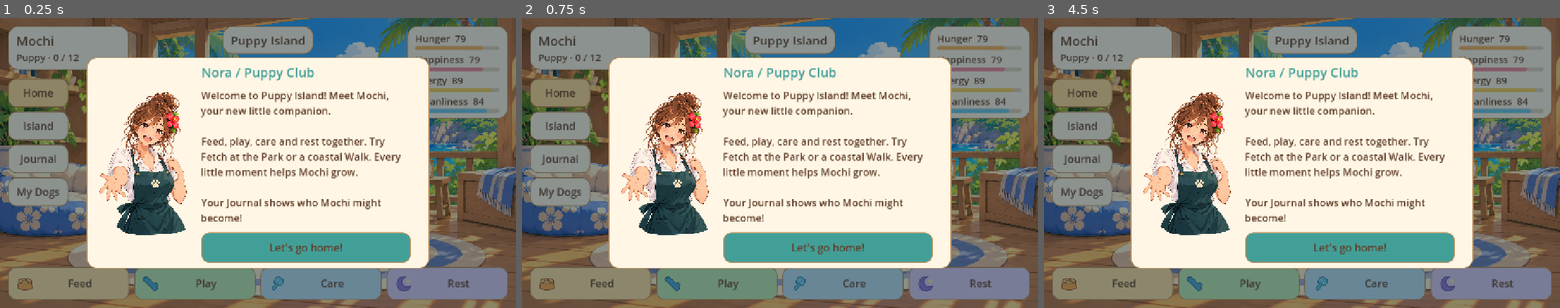
Above: before the commit, frames 1-3 (left to right).
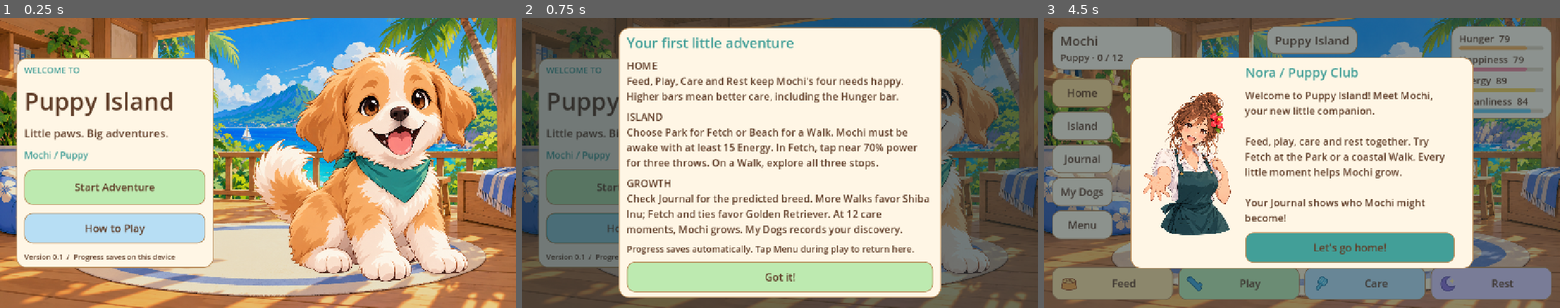
Above: after the commit, the same moments.

Repository: nrtak/inutomo
Game: Godot game, scene res://scenes/start_menu.tscn
Two runs of this game, one before a commit and one after it. Both use one fixed random seed, a clock stepped at 60 frames per second and the inputs below. Before the commit the project starts from res://scenes/main.tscn.
Inputs (mouse positions are in pixels of both pictures, inside the frame that each line leads up to):
- Up to frame 1 (0.25 s): no input
- Up to frame 2 (0.75 s): click (635, 226) at 0.5 s, where only the run after the commit has a clickable "How to Play"
- Up to frame 3 (4.5 s): click (1302, 276) at 1.25 s, where only the run after the commit has a clickable "Got it!"; click (1080, 93) at 2 s, where only the run before the commit has a clickable "Home"; click (1080, 125) at 2.75 s, where only the run before the commit has a clickable "Island"; click (1080, 160) at 3.5 s, where only the run before the commit has a clickable "Journal"; click (1080, 192) at 4.25 s, where only the run before the commit has a clickable "My Dogs"

The runs differ from the first frame. In frame 1, 87% of the frame differs, in the area x 0-100%, y 0-100%; in frame 2, 65%; in frame 3, 1.4%.

Commit message:
Add start menu and logo-free character artwork

Diff:
--- a/project.godot
+++ b/project.godot
@@ -3,7 +3,7 @@
 [application]
 config/name="Puppy Island"
 config/version="0.1.0"
-run/main_scene="res://scenes/main.tscn"
+run/main_scene="res://scenes/start_menu.tscn"
 config/features=PackedStringArray("4.5", "GL Compatibility")
 config/icon="res://assets/icon.svg"
 
--- /dev/null
+++ b/scenes/start_menu.tscn
@@ -0,0 +1,12 @@
+[gd_scene load_steps=2 format=3]
+
+[ext_resource type="Script" path="res://scripts/start_menu.gd" id="1"]
+
+[node name="StartMenu" type="Control"]
+layout_mode = 3
+anchors_preset = 15
+anchor_right = 1.0
+anchor_bottom = 1.0
+grow_horizontal = 2
+grow_vertical = 2
+script = ExtResource("1")
--- a/scripts/main.gd
+++ b/scripts/main.gd
@@ -119,7 +119,7 @@
 	nav.position = Vector2(margin.get_theme_constant("margin_left"), 150)
 	nav.add_theme_constant_override("separation", 10)
 	add_child(nav)
-	for dest in ["Home", "Island", "Journal", "My Dogs"]:
+	for dest in ["Home", "Island", "Journal", "My Dogs", "Menu"]:
 		var b = UI.button(dest, show_page.bind(dest), Color("fff5e2"))
 		b.custom_minimum_size.x = 150
 		b.custom_minimum_size.y = 72
@@ -175,6 +175,12 @@
 	world_host.add_child(habitat)
 
 func show_page(dest: String) -> void:
+	if dest == "Menu":
+		if not Game.save_game():
+			_notice(Game.save_error)
+			return
+		get_tree().change_scene_to_file("res://scenes/start_menu.tscn")
+		return
 	page = dest
 	clear_body()
 	update_navigation()
--- /dev/null
+++ b/scripts/start_menu.gd
@@ -0,0 +1,102 @@
+extends Control
+
+var start_button: Button
+var guide_overlay: Control
+var entering = false
+
+func _ready() -> void:
+	Game.set_process(false)
+	var background = TextureRect.new()
+	background.texture = Art.HOME
+	background.expand_mode = TextureRect.EXPAND_IGNORE_SIZE
+	background.stretch_mode = TextureRect.STRETCH_KEEP_ASPECT_COVERED
+	background.set_anchors_and_offsets_preset(Control.PRESET_FULL_RECT)
+	add_child(background)
+	var shade = ColorRect.new()
+	shade.color = Color(0.12, 0.20, 0.20, 0.10)
+	shade.set_anchors_and_offsets_preset(Control.PRESET_FULL_RECT)
+	shade.mouse_filter = Control.MOUSE_FILTER_IGNORE
+	add_child(shade)
+	var margin = MarginContainer.new()
+	margin.set_anchors_and_offsets_preset(Control.PRESET_FULL_RECT)
+	for edge in ["left", "right", "top", "bottom"]:
+		margin.add_theme_constant_override("margin_" + edge, 40)
+	if OS.has_feature("ios"):
+		var safe = DisplayServer.get_display_safe_area()
+		var screen = DisplayServer.window_get_size()
+		if screen.x > 0 and screen.y > 0:
+			var ratio = get_viewport_rect().size / Vector2(screen)
+			margin.add_theme_constant_override("margin_left", maxi(40, int(safe.position.x * ratio.x) + 12))
+			margin.add_theme_constant_override("margin_right", maxi(40, int((screen.x - safe.end.x) * ratio.x) + 12))
+			margin.add_theme_constant_override("margin_bottom", maxi(40, int((screen.y - safe.end.y) * ratio.y) + 12))
+	add_child(margin)
+	var row = HBoxContainer.new()
+	row.add_theme_constant_override("separation", 32)
+	margin.add_child(row)
+	var panel = UI.card()
+	panel.custom_minimum_size.x = 490
+	panel.size_flags_vertical = Control.SIZE_SHRINK_CENTER
+	row.add_child(panel)
+	var content = UI.column(20)
+	panel.add_child(content)
+	content.add_child(UI.label("WELCOME TO", 21, UI.TEAL))
+	content.add_child(UI.label("Puppy Island", 60))
+	content.add_child(UI.label("Little paws. Big adventures.", 27))
+	var companion = UI.label("Mochi / " + Game.breed, 23, UI.TEAL)
+	content.add_child(companion)
+	start_button = UI.button("Continue" if Game.intro_seen else "Start Adventure", enter_game, Color("bdeab0"))
+	start_button.custom_minimum_size.y = 88
+	content.add_child(start_button)
+	content.add_child(UI.button("How to Play", show_guide, Color("b7def4")))
+	content.add_child(UI.label("Version 0.1  /  Progress saves on this device", 18))
+	var puppy = TextureRect.new()
+	puppy.texture = Art.PUPPIES[Game.breed]
+	puppy.expand_mode = TextureRect.EXPAND_IGNORE_SIZE
+	puppy.stretch_mode = TextureRect.STRETCH_KEEP_ASPECT_CENTERED
+	puppy.size_flags_horizontal = Control.SIZE_EXPAND_FILL
+	puppy.mouse_filter = Control.MOUSE_FILTER_IGNORE
+	row.add_child(puppy)
+
+func enter_game() -> void:
+	if entering:
+		return
+	entering = true
+	start_button.disabled = true
+	Game.set_process(true)
+	var error = get_tree().change_scene_to_file("res://scenes/main.tscn")
+	if error != OK:
+		Game.set_process(false)
+		entering = false
+		start_button.disabled = false
+		start_button.text = "Try Again"
+
+func show_guide() -> void:
+	if is_instance_valid(guide_overlay):
+		return
+	guide_overlay = Control.new()
+	guide_overlay.set_anchors_and_offsets_preset(Control.PRESET_FULL_RECT)
+	add_child(guide_overlay)
+	var shade = ColorRect.new()
+	shade.color = Color(0.08, 0.15, 0.18, 0.6)
+	shade.set_anchors_and_offsets_preset(Control.PRESET_FULL_RECT)
+	guide_overlay.add_child(shade)
+	var center = CenterContainer.new()
+	center.set_anchors_and_offsets_preset(Control.PRESET_FULL_RECT)
+	guide_overlay.add_child(center)
+	var panel = UI.card()
+	panel.custom_minimum_size = Vector2(800, 0)
+	center.add_child(panel)
+	var content = UI.column(16)
+	content.custom_minimum_size.x = 760
+	panel.add_child(content)
+	content.add_child(UI.label("Your first little adventure", 34, UI.TEAL))
+	content.add_child(UI.label("HOME\nFeed, Play, Care and Rest keep Mochi's four needs happy. Higher bars mean better care, including the Hunger bar.", 25))
+	content.add_child(UI.label("ISLAND\nChoose Park for Fetch or Beach for a Walk. Mochi must be awake with at least 15 Energy. In Fetch, tap near 70% power for three throws. On a Walk, explore all three stops.", 25))
+	content.add_child(UI.label("GROWTH\nCheck Journal for the predicted breed. More Walks favor Shiba Inu; Fetch and ties favor Golden Retriever. At 12 care moments, Mochi grows. My Dogs records your discovery.", 25))
+	content.add_child(UI.label("Progress saves automatically. Tap Menu during play to return here.", 22))
+	content.add_child(UI.button("Got it!", close_guide, Color("bdeab0")))
+
+func close_guide() -> void:
+	if is_instance_valid(guide_overlay):
+		guide_overlay.queue_free()
+	guide_overlay = null
--- /dev/null
+++ b/tests/start_menu.gd
@@ -0,0 +1,47 @@
+extends SceneTree
+
+var failures = 0
+
+func _initialize() -> void:
+	call_deferred("run")
+
+func check(condition: bool, description: String) -> void:
+	if not condition:
+		push_error(description)
+		failures += 1
+
+func run() -> void:
+	var game = root.get_node("Game")
+	game.storage_path = "user://start_menu_test.json"
+	game.intro_seen = false
+	var menu = load("res://scenes/start_menu.tscn").instantiate()
+	root.add_child(menu)
+	current_scene = menu
+	await process_frame
+	check(menu.start_button.text == "Start Adventure", "First visit offers Start Adventure")
+	var energy: float = game.needs.Energy
+	await create_timer(0.2).timeout
+	check(game.needs.Energy == energy, "Needs pause while viewing the menu")
+	menu.show_guide()
+	check(is_instance_valid(menu.guide_overlay), "How to Play opens")
+	menu.close_guide()
+	menu.enter_game()
+	await process_frame
+	await process_frame
+	check(current_scene.scene_file_path == "res://scenes/main.tscn", "Start opens Home")
+	if is_instance_valid(current_scene.intro_overlay):
+		current_scene.intro_overlay.queue_free()
+		current_scene.intro_overlay = null
+	game.intro_seen = true
+	current_scene.show_page("Menu")
+	await process_frame
+	await process_frame
+	check(current_scene.scene_file_path == "res://scenes/start_menu.tscn", "Menu button returns to title")
+	check(current_scene.start_button.text == "Continue", "Returning players see Continue")
+	current_scene.queue_free()
+	await process_frame
+	for suffix in ["", ".tmp", ".bak"]:
+		if FileAccess.file_exists(game.storage_path + suffix):
+			DirAccess.remove_absolute(ProjectSettings.globalize_path(game.storage_path + suffix))
+	print("Start menu checks: ", "PASS" if failures == 0 else "FAIL")
+	quit(0 if failures == 0 else 1)
Binary file changed: assets/characters/nora_anime.png
Binary file changed: assets/puppies/golden_anime.png
Binary file changed: assets/puppies/puppy_anime.png
Binary file changed: assets/puppies/shiba_anime.png
Not shown, changed: export_presets.cfg
Not shown, added: scripts/start_menu.gd.uid
Not shown, added: tests/start_menu.gd.uid
Not shown, changed: .github/workflows/apple-build.yml
